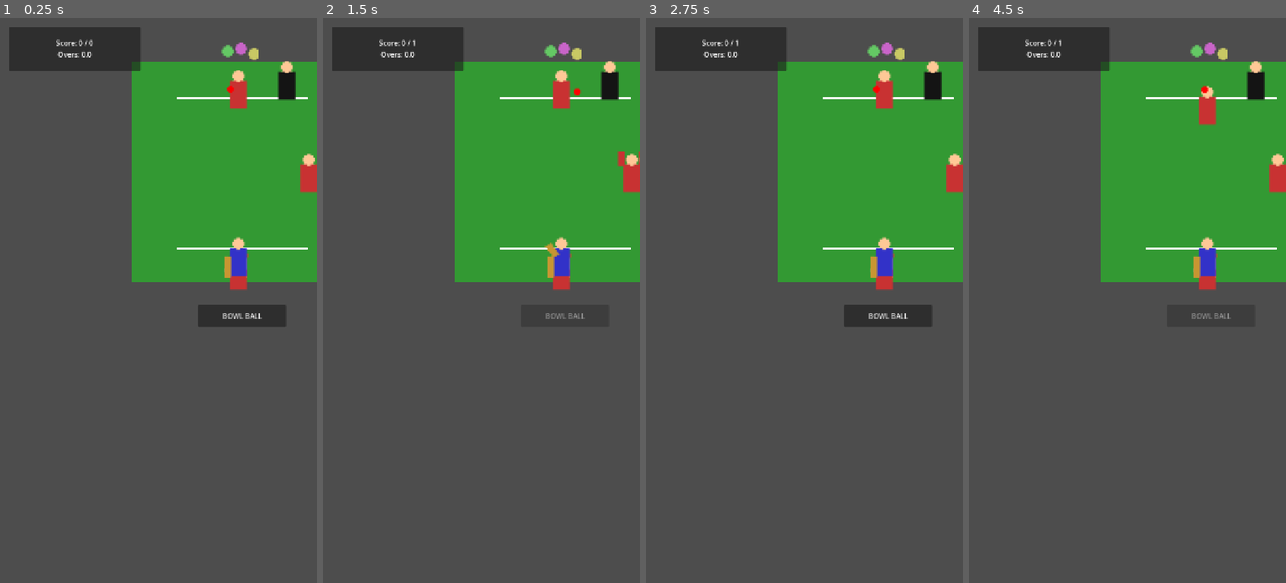
Above: before the commit, frames 1-4 (left to right).
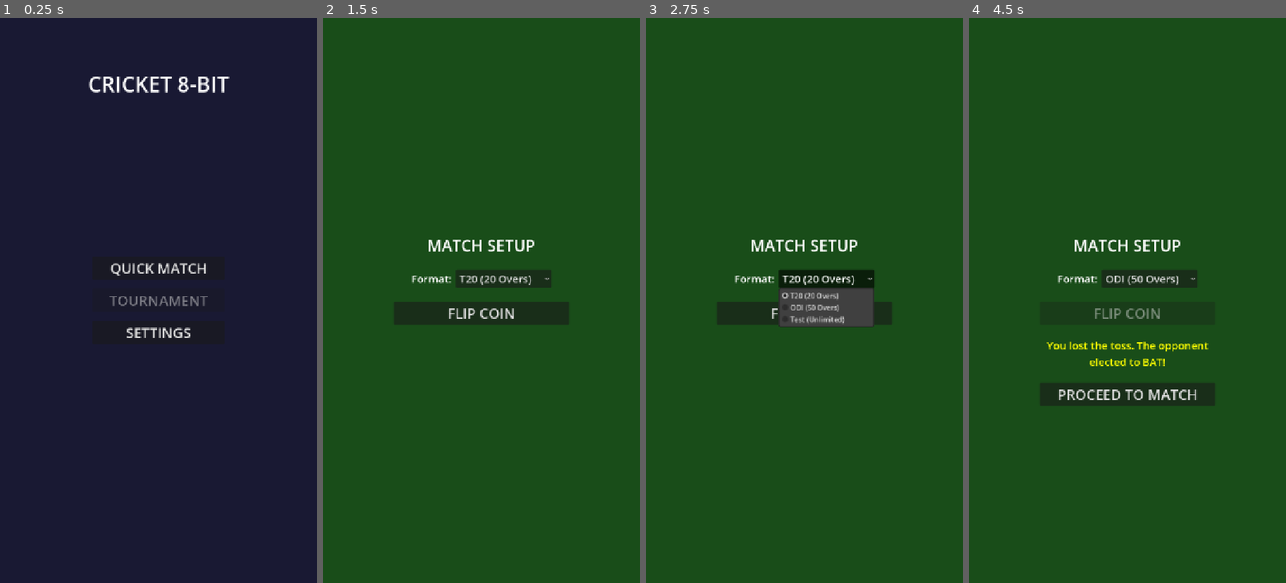
Above: after the commit, the same moments.

Repository: Hermes018/Cricket8Bit
Game: Godot game, scene res://src/client/ui/main_menu.tscn
Two runs of this game, one before a commit and one after it. Both use one fixed random seed, a clock stepped at 60 frames per second and the inputs below. Before the commit the project starts from res://src/client/match_view.tscn.
Inputs (mouse positions are in pixels of both pictures, inside the frame that each line leads up to):
- Up to frame 1 (0.25 s): no input
- Up to frame 2 (1.5 s): click (563, 317) at 0.5 s, where only the run before the commit has a clickable "BOWL BALL"; click (481, 266) at 1.25 s, where only the run after the commit has a clickable "QUICK MATCH"
- Up to frame 3 (2.75 s): click (826, 277) at 2 s, where only the run after the commit has a clickable "T20 (20 Overs)"
- Up to frame 4 (4.5 s): click (1127, 311) at 2.75 s, where only the run after the commit has a clickable "FLIP COIN"; click (1149, 277) at 3.5 s, where only the run after the commit has a clickable "ODI (50 Overs)"; click (1209, 317) at 4.25 s, where only the run before the commit has a clickable "BOWL BALL"

The runs differ from the first frame. In frame 1, 96% of the frame differs, in the area x 0-100%, y 0-100%; in frame 2, 100%; in frame 3, 98%; in frame 4, 100%.

Commit message:
Complete Phase 4: Main Menu, Match Setup, Drag/Drop Fielding UI, and global GameManager

Diff:
--- a/project.godot
+++ b/project.godot
@@ -11,10 +11,13 @@
 [application]
 
 config/name="Cricket8Bit"
-run/main_scene="res://src/client/match_view.tscn"
+run/main_scene="res://src/client/ui/main_menu.tscn"
 config/features=PackedStringArray("4.7", "GL Compatibility")
 config/icon="res://icon.png"
 
+[autoload]
+
+GameManager="*res://src/core/game_manager.gd"
 [display]
 
 window/size/viewport_width=720
--- a/src/client/match_view.gd
+++ b/src/client/match_view.gd
@@ -9,6 +9,16 @@
 func _ready():
 	engine = MatchEngine.new()
 	add_child(engine)
+
+	# Apply GameManager configuration if available
+	if GameManager.match_format == "T20":
+		engine.rules.max_overs = 20
+	elif GameManager.match_format == "ODI":
+		engine.rules.max_overs = 50
+	else:
+		engine.rules.max_overs = 999
+
+	# In a full game, we would parse GameManager.field_placements here and position the Fielder nodes.
 
 	engine.connect("innings_started", _on_innings_started)
 	engine.connect("runs_scored", _on_runs_scored)
@@ -42,31 +52,44 @@
 		engine.bowl_ball()
 
 		await get_tree().create_timer(1.0).timeout
-		bowl_button.disabled = false
+		if engine.current_state != MatchEngine.State.INNINGS_COMPLETE:
+			bowl_button.disabled = false
 
 func _on_ball_bowled():
 	pass
 
-
 func _update_ui():
 	scorecard.update_score(engine.state.runs, engine.state.wickets, engine.state.get_overs_string())
+	# Mock extended stats for MVP
+	scorecard.update_stats(
+		engine.state.runs, engine.state.balls_bowled, # Striker
+		0, 0, # Non-Striker
+		engine.state.runs, engine.state.wickets, engine.state.get_overs_string() # Bowler
+	)
 
 func _on_innings_started(innings: int):
 	_update_ui()
+	scorecard.clear_timeline()
 
 func _on_runs_scored(amount: int, is_extra: bool):
 	print("Client: Scored ", amount)
 	animation_controller.play_outcome(amount, "")
+	scorecard.add_timeline_event(str(amount))
 	_update_ui()
 
 func _on_wicket_fallen(type: String):
 	print("Client: WICKET ", type)
 	animation_controller.play_outcome(0, type)
+	scorecard.add_timeline_event("W")
 	_update_ui()
 
 func _on_over_complete(over: int):
 	print("Client: End of over")
+	scorecard.clear_timeline()
 
 func _on_innings_complete(summary: String):
-	scorecard.show_innings_complete(summary)
+	print("INNINGS COMPLETE: ", summary)
 	bowl_button.disabled = true
+	# Go back to Main Menu
+	await get_tree().create_timer(3.0).timeout
+	get_tree().change_scene_to_file("res://src/client/ui/main_menu.tscn")
--- /dev/null
+++ b/src/client/ui/draggable_fielder.gd
@@ -0,0 +1,15 @@
+extends TextureRect
+
+func _get_drag_data(at_position: Vector2):
+	# Create a preview
+	var preview = TextureRect.new()
+	preview.texture = texture
+	preview.expand_mode = TextureRect.EXPAND_IGNORE_SIZE
+	preview.size = size
+
+	var control = Control.new()
+	control.add_child(preview)
+	preview.position = -0.5 * size
+	set_drag_preview(control)
+
+	return self
--- /dev/null
+++ b/src/client/ui/field_placement_ui.gd
@@ -0,0 +1,24 @@
+extends Control
+
+@onready var radar = $Radar
+@onready var btn_proceed = $BtnProceed
+
+func _ready():
+	btn_proceed.pressed.connect(_on_proceed_pressed)
+	# Setup 9 outfielders dynamically
+	for i in range(9):
+		var fielder = TextureRect.new()
+		fielder.texture = load("res://icon.png") # Placeholder icon for fielder dot
+		fielder.expand_mode = TextureRect.EXPAND_IGNORE_SIZE
+		fielder.size = Vector2(24, 24)
+		fielder.position = Vector2(100 + randi() % 200, 100 + randi() % 200)
+		fielder.set_script(load("res://src/client/ui/draggable_fielder.gd"))
+		radar.add_child(fielder)
+
+func _on_proceed_pressed():
+	# Save positions to GameManager
+	GameManager.field_placements.clear()
+	for child in radar.get_children():
+		if child is TextureRect: # Fielder
+			GameManager.field_placements.append(child.position)
+	get_tree().change_scene_to_file("res://src/client/match_view.tscn")
--- /dev/null
+++ b/src/client/ui/field_placement_ui.tscn
@@ -0,0 +1,97 @@
+[gd_scene load_steps=3 format=3]
+
+[ext_resource type="Script" path="res://src/client/ui/field_placement_ui.gd" id="1_zzz"]
+[ext_resource type="Script" path="res://src/client/ui/field_radar.gd" id="2_rad"]
+
+[node name="FieldPlacementUI" type="Control"]
+layout_mode = 3
+anchors_preset = 15
+anchor_right = 1.0
+anchor_bottom = 1.0
+grow_horizontal = 2
+grow_vertical = 2
+script = ExtResource("1_zzz")
+
+[node name="Background" type="ColorRect" parent="."]
+layout_mode = 1
+anchors_preset = 15
+anchor_right = 1.0
+anchor_bottom = 1.0
+grow_horizontal = 2
+grow_vertical = 2
+color = Color(0.1, 0.1, 0.1, 1)
+
+[node name="Label" type="Label" parent="."]
+layout_mode = 1
+anchors_preset = 10
+anchor_right = 1.0
+offset_top = 20.0
+offset_bottom = 70.0
+grow_horizontal = 2
+theme_override_font_sizes/font_size = 24
+text = "CUSTOM FIELD PLACEMENT
+Drag and drop fielders onto the radar"
+horizontal_alignment = 1
+
+[node name="Radar" type="ColorRect" parent="."]
+layout_mode = 1
+anchors_preset = 8
+anchor_left = 0.5
+anchor_top = 0.5
+anchor_right = 0.5
+anchor_bottom = 0.5
+offset_left = -200.0
+offset_top = -200.0
+offset_right = 200.0
+offset_bottom = 200.0
+grow_horizontal = 2
+grow_vertical = 2
+color = Color(0.2, 0.6, 0.2, 1)
+script = ExtResource("2_rad")
+
+[node name="Pitch" type="ColorRect" parent="Radar"]
+layout_mode = 1
+anchors_preset = 8
+anchor_left = 0.5
+anchor_top = 0.5
+anchor_right = 0.5
+anchor_bottom = 0.5
+offset_left = -10.0
+offset_top = -40.0
+offset_right = 10.0
+offset_bottom = 40.0
+grow_horizontal = 2
+grow_vertical = 2
+color = Color(0.8, 0.7, 0.5, 1)
+
+[node name="Circle30Yd" type="ReferenceRect" parent="Radar"]
+layout_mode = 1
+anchors_preset = 8
+anchor_left = 0.5
+anchor_top = 0.5
+anchor_right = 0.5
+anchor_bottom = 0.5
+offset_left = -100.0
+offset_top = -100.0
+offset_right = 100.0
+offset_bottom = 100.0
+grow_horizontal = 2
+grow_vertical = 2
+border_color = Color(1, 1, 1, 0.5)
+border_width = 2.0
+editor_only = false
+
+[node name="BtnProceed" type="Button" parent="."]
+layout_mode = 1
+anchors_preset = 7
+anchor_left = 0.5
+anchor_top = 1.0
+anchor_right = 0.5
+anchor_bottom = 1.0
+offset_left = -150.0
+offset_top = -100.0
+offset_right = 150.0
+offset_bottom = -30.0
+grow_horizontal = 2
+theme_override_font_sizes/font_size = 28
+text = "PLAY MATCH"
--- /dev/null
+++ b/src/client/ui/field_radar.gd
@@ -0,0 +1,13 @@
+extends ColorRect
+
+# The radar field
+func _can_drop_data(at_position: Vector2, data: Variant) -> bool:
+	# Accept only draggable fielders
+	if data is TextureRect and data.has_method("_get_drag_data"):
+		return true
+	return false
+
+func _drop_data(at_position: Vector2, data: Variant):
+	# Move the fielder to the new position
+	# Ensure the fielder is a child of the radar (it already should be)
+	data.position = at_position - (data.size * 0.5)
--- /dev/null
+++ b/src/client/ui/main_menu.gd
@@ -0,0 +1,11 @@
+extends Control
+
+func _ready():
+	$VBoxContainer/BtnQuickMatch.pressed.connect(_on_quick_match)
+	$VBoxContainer/BtnSettings.pressed.connect(_on_settings)
+
+func _on_quick_match():
+	get_tree().change_scene_to_file("res://src/client/ui/match_setup.tscn")
+
+func _on_settings():
+	print("Settings not yet implemented")
--- /dev/null
+++ b/src/client/ui/main_menu.tscn
@@ -0,0 +1,64 @@
+[gd_scene load_steps=2 format=3]
+
+[ext_resource type="Script" path="res://src/client/ui/main_menu.gd" id="1_xxx"]
+
+[node name="MainMenu" type="Control"]
+layout_mode = 3
+anchors_preset = 15
+anchor_right = 1.0
+anchor_bottom = 1.0
+grow_horizontal = 2
+grow_vertical = 2
+script = ExtResource("1_xxx")
+
+[node name="ColorRect" type="ColorRect" parent="."]
+layout_mode = 1
+anchors_preset = 15
+anchor_right = 1.0
+anchor_bottom = 1.0
+grow_horizontal = 2
+grow_vertical = 2
+color = Color(0.1, 0.1, 0.2, 1)
+
+[node name="Title" type="Label" parent="."]
+layout_mode = 1
+anchors_preset = 10
+anchor_right = 1.0
+offset_top = 100.0
+offset_bottom = 200.0
+grow_horizontal = 2
+theme_override_font_sizes/font_size = 48
+text = "CRICKET 8-BIT"
+horizontal_alignment = 1
+vertical_alignment = 1
+
+[node name="VBoxContainer" type="VBoxContainer" parent="."]
+layout_mode = 1
+anchors_preset = 8
+anchor_left = 0.5
+anchor_top = 0.5
+anchor_right = 0.5
+anchor_bottom = 0.5
+offset_left = -150.0
+offset_top = -100.0
+offset_right = 150.0
+offset_bottom = 200.0
+grow_horizontal = 2
+grow_vertical = 2
+theme_override_constants/separation = 20
+
+[node name="BtnQuickMatch" type="Button" parent="VBoxContainer"]
+layout_mode = 2
+theme_override_font_sizes/font_size = 32
+text = "QUICK MATCH"
+
+[node name="BtnTournament" type="Button" parent="VBoxContainer"]
+layout_mode = 2
+theme_override_font_sizes/font_size = 32
+disabled = true
+text = "TOURNAMENT"
+
+[node name="BtnSettings" type="Button" parent="VBoxContainer"]
+layout_mode = 2
+theme_override_font_sizes/font_size = 32
+text = "SETTINGS"
--- /dev/null
+++ b/src/client/ui/match_setup.gd
@@ -0,0 +1,40 @@
+extends Control
+
+@onready var label_toss_result = $VBoxContainer/LabelResult
+@onready var btn_flip = $VBoxContainer/BtnFlip
+@onready var btn_proceed = $VBoxContainer/BtnProceed
+@onready var format_options = $VBoxContainer/HBoxFormat/OptionButton
+
+func _ready():
+	btn_flip.pressed.connect(_on_flip_pressed)
+	btn_proceed.pressed.connect(_on_proceed_pressed)
+	btn_proceed.hide()
+
+	format_options.add_item("T20 (20 Overs)")
+	format_options.add_item("ODI (50 Overs)")
+	format_options.add_item("Test (Unlimited)")
+
+func _on_flip_pressed():
+	btn_flip.disabled = true
+	var rand = randf()
+	if rand > 0.5:
+		GameManager.is_player_batting_first = true
+		label_toss_result.text = "You won the toss and elected to BAT!"
+	else:
+		GameManager.is_player_batting_first = false
+		label_toss_result.text = "You lost the toss. The opponent elected to BAT!"
+
+	var sel = format_options.get_selected_id()
+	if sel == 0: GameManager.match_format = "T20"
+	elif sel == 1: GameManager.match_format = "ODI"
+	else: GameManager.match_format = "Test"
+
+	btn_proceed.show()
+
+func _on_proceed_pressed():
+	if GameManager.is_player_batting_first:
+		# If batting first, just go straight to match view, no field placement
+		get_tree().change_scene_to_file("res://src/client/match_view.tscn")
+	else:
+		# If fielding first, go to field placement UI
+		get_tree().change_scene_to_file("res://src/client/ui/field_placement_ui.tscn")
--- /dev/null
+++ b/src/client/ui/match_setup.tscn
@@ -0,0 +1,72 @@
+[gd_scene load_steps=2 format=3]
+
+[ext_resource type="Script" path="res://src/client/ui/match_setup.gd" id="1_yyy"]
+
+[node name="MatchSetup" type="Control"]
+layout_mode = 3
+anchors_preset = 15
+anchor_right = 1.0
+anchor_bottom = 1.0
+grow_horizontal = 2
+grow_vertical = 2
+script = ExtResource("1_yyy")
+
+[node name="ColorRect" type="ColorRect" parent="."]
+layout_mode = 1
+anchors_preset = 15
+anchor_right = 1.0
+anchor_bottom = 1.0
+grow_horizontal = 2
+grow_vertical = 2
+color = Color(0.1, 0.3, 0.1, 1)
+
+[node name="VBoxContainer" type="VBoxContainer" parent="."]
+layout_mode = 1
+anchors_preset = 8
+anchor_left = 0.5
+anchor_top = 0.5
+anchor_right = 0.5
+anchor_bottom = 0.5
+offset_left = -200.0
+offset_top = -150.0
+offset_right = 200.0
+offset_bottom = 250.0
+grow_horizontal = 2
+grow_vertical = 2
+theme_override_constants/separation = 30
+
+[node name="Label" type="Label" parent="VBoxContainer"]
+layout_mode = 2
+theme_override_font_sizes/font_size = 36
+text = "MATCH SETUP"
+horizontal_alignment = 1
+
+[node name="HBoxFormat" type="HBoxContainer" parent="VBoxContainer"]
+layout_mode = 2
+alignment = 1
+
+[node name="Label" type="Label" parent="VBoxContainer/HBoxFormat"]
+layout_mode = 2
+theme_override_font_sizes/font_size = 24
+text = "Format: "
+
+[node name="OptionButton" type="OptionButton" parent="VBoxContainer/HBoxFormat"]
+layout_mode = 2
+theme_override_font_sizes/font_size = 24
+
+[node name="BtnFlip" type="Button" parent="VBoxContainer"]
+layout_mode = 2
+theme_override_font_sizes/font_size = 32
+text = "FLIP COIN"
+
+[node name="LabelResult" type="Label" parent="VBoxContainer"]
+layout_mode = 2
+theme_override_colors/font_color = Color(1, 1, 0, 1)
+theme_override_font_sizes/font_size = 24
+horizontal_alignment = 1
+autowrap_mode = 2
+
+[node name="BtnProceed" type="Button" parent="VBoxContainer"]
+layout_mode = 2
+theme_override_font_sizes/font_size = 32
+text = "PROCEED TO MATCH"
--- a/src/client/ui/scorecard_ui.gd
+++ b/src/client/ui/scorecard_ui.gd
@@ -1,9 +1,29 @@
 extends CanvasLayer
 
 @onready var score_label = $Panel/ScoreLabel
+@onready var overs_label = $Panel/OversLabel
+@onready var batsman_label = $Panel/BatsmanLabel
+@onready var bowler_label = $Panel/BowlerLabel
+@onready var timeline = $Panel/TimelineContainer
 
 func update_score(runs: int, wickets: int, overs_str: String):
-	score_label.text = "Score: %d / %d\nOvers: %s" % [runs, wickets, overs_str]
+	score_label.text = "%d / %d" % [runs, wickets]
+	overs_label.text = "Overs: %s" % overs_str
 
-func show_innings_complete(summary: String):
-	score_label.text = "INNINGS COMPLETE\n" + summary
+func update_stats(striker_runs: int, striker_balls: int, non_striker_runs: int, non_striker_balls: int, bowler_runs: int, bowler_wkts: int, bowler_overs: String):
+	batsman_label.text = "Striker: %d (%d)\nNon-Striker: %d (%d)" % [striker_runs, striker_balls, non_striker_runs, non_striker_balls]
+	bowler_label.text = "Bowler: %d-%d (%s)" % [bowler_wkts, bowler_runs, bowler_overs]
+
+func add_timeline_event(event: String):
+	var lbl = Label.new()
+	lbl.text = event
+	lbl.add_theme_font_size_override("font_size", 18)
+	if event == "W":
+		lbl.add_theme_color_override("font_color", Color(1, 0, 0))
+	elif event == "4" or event == "6":
+		lbl.add_theme_color_override("font_color", Color(0, 1, 0))
+	timeline.add_child(lbl)
+
+func clear_timeline():
+	for child in timeline.get_children():
+		child.queue_free()
--- a/src/client/ui/scorecard_ui.tscn
+++ b/src/client/ui/scorecard_ui.tscn
@@ -5,20 +5,57 @@
 [node name="ScorecardUI" type="CanvasLayer"]
 script = ExtResource("1_abc")
 
-[node name="Panel" type="Panel" parent="."]
-offset_left = 20.0
-offset_top = 20.0
-offset_right = 320.0
-offset_bottom = 120.0
+[node name="Panel" type="ColorRect" parent="."]
+offset_top = 540.0
+offset_right = 720.0
+offset_bottom = 640.0
+color = Color(0.1, 0.1, 0.3, 0.9)
 
 [node name="ScoreLabel" type="Label" parent="Panel"]
-layout_mode = 1
-anchors_preset = 15
-anchor_right = 1.0
-anchor_bottom = 1.0
-grow_horizontal = 2
-grow_vertical = 2
-text = "Score: 0 / 0
-Overs: 0.0"
-horizontal_alignment = 1
+layout_mode = 0
+offset_left = 20.0
+offset_top = 10.0
+offset_right = 200.0
+offset_bottom = 60.0
+theme_override_font_sizes/font_size = 32
+text = "0 / 0"
 vertical_alignment = 1
+
+[node name="OversLabel" type="Label" parent="Panel"]
+layout_mode = 0
+offset_left = 20.0
+offset_top = 50.0
+offset_right = 200.0
+offset_bottom = 90.0
+theme_override_font_sizes/font_size = 20
+text = "Overs: 0.0"
+vertical_alignment = 1
+
+[node name="BatsmanLabel" type="Label" parent="Panel"]
+layout_mode = 0
+offset_left = 200.0
+offset_top = 10.0
+offset_right = 450.0
+offset_bottom = 90.0
+theme_override_font_sizes/font_size = 18
+text = "Striker: 0 (0)
+Non-Striker: 0 (0)"
+vertical_alignment = 1
+
+[node name="BowlerLabel" type="Label" parent="Panel"]
+layout_mode = 0
+offset_left = 450.0
+offset_top = 10.0
+offset_right = 700.0
+offset_bottom = 50.0
+theme_override_font_sizes/font_size = 18
+text = "Bowler: 0-0 (0.0)"
+vertical_alignment = 1
+
+[node name="TimelineContainer" type="HBoxContainer" parent="Panel"]
+layout_mode = 0
+offset_left = 450.0
+offset_top = 55.0
+offset_right = 700.0
+offset_bottom = 85.0
+theme_override_constants/separation = 5
--- /dev/null
+++ b/src/core/game_manager.gd
@@ -0,0 +1,10 @@
+extends Node
+
+var match_format: String = "T20" # "T20", "ODI", "Test"
+var team_1: String = "India"
+var team_2: String = "Australia"
+var is_player_batting_first: bool = true
+var field_placements: Array = []
+
+func reset_match_state():
+	field_placements = []
--- a/src/core/match_engine.gd
+++ b/src/core/match_engine.gd
@@ -62,45 +62,26 @@
 	if current_state != State.BALL_IN_PLAY:
 		return
 
-	var is_rigged = false
-	var total_balls = state.total_overs * 6 + state.balls_bowled
-	if total_balls == 0:
-		# Ball 1: LBW
-		state.add_wicket()
-		emit_signal("wicket_fallen", "lbw")
-		is_rigged = true
-	elif total_balls == 1:
-		# Ball 2: Stumped
-		state.add_wicket()
-		emit_signal("wicket_fallen", "stumped")
-		is_rigged = true
-	elif total_balls == 2:
-		# Ball 3: Bowled
+	# Phase 1: Pure RNG stat resolution
+	var rand = randf()
+	if rand < 0.05: # 5% chance of wicket
 		state.add_wicket()
 		emit_signal("wicket_fallen", "bowled")
-		is_rigged = true
-
-	if not is_rigged:
-		# Phase 1: Pure RNG stat resolution
-		var rand = randf()
-		if rand < 0.05: # 5% chance of wicket
-			state.add_wicket()
-			emit_signal("wicket_fallen", "bowled")
-		elif rand < 0.20: # 15% chance of dot ball
-			emit_signal("runs_scored", 0, false)
-		elif rand < 0.60: # 40% chance of 1 run
-			state.add_runs(1)
-			emit_signal("runs_scored", 1, false)
-			state.swap_strike()
-		elif rand < 0.80: # 20% chance of 2 runs
-			state.add_runs(2)
-			emit_signal("runs_scored", 2, false)
-		elif rand < 0.90: # 10% chance of 4 runs
-			state.add_runs(4)
-			emit_signal("runs_scored", 4, false)
-		else: # 10% chance of 6 runs
-			state.add_runs(6)
-			emit_signal("runs_scored", 6, false)
+	elif rand < 0.20: # 15% chance of dot ball
+		emit_signal("runs_scored", 0, false)
+	elif rand < 0.60: # 40% chance of 1 run
+		state.add_runs(1)
+		emit_signal("runs_scored", 1, false)
+		state.swap_strike()
+	elif rand < 0.80: # 20% chance of 2 runs
+		state.add_runs(2)
+		emit_signal("runs_scored", 2, false)
+	elif rand < 0.90: # 10% chance of 4 runs
+		state.add_runs(4)
+		emit_signal("runs_scored", 4, false)
+	else: # 10% chance of 6 runs
+		state.add_runs(6)
+		emit_signal("runs_scored", 6, false)
 
 	state.add_ball()
 	current_state = State.BALL_RESOLVED
Not shown, changed: docs/daily_update.md
Not shown, changed: docs/phase_build.md
Not shown, changed: docs/progress.md
Not shown, changed: docs/prompt_log.md
